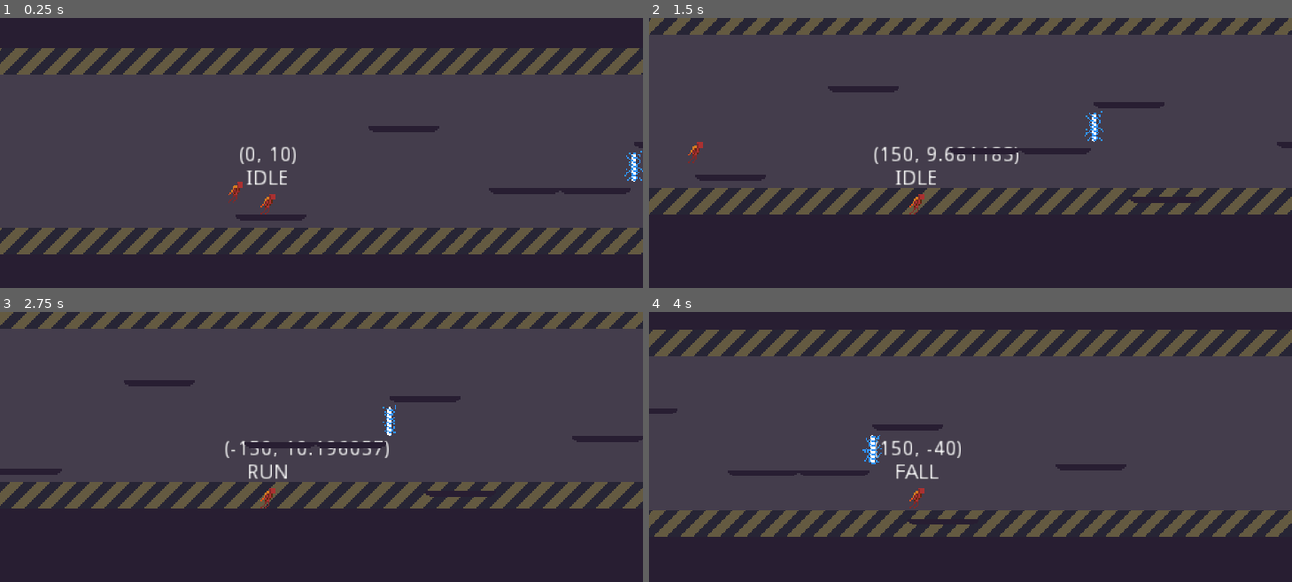
Above: before the commit, frames 1-4 (two rows, left to right).
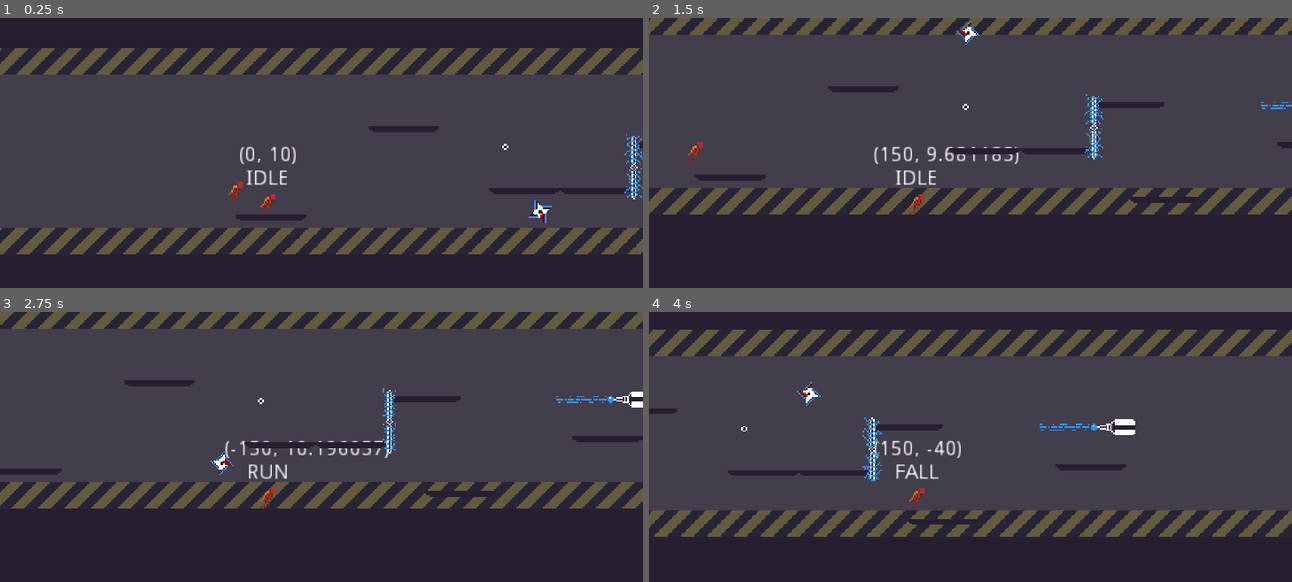
Above: after the commit, the same moments.

Repository: Wes-Ray/Jetpack-Jaywalker
Game: Godot game, scene res://Main.tscn
The game is run twice, just before and just after one commit, with the same random seed, the same clock (stepped at 60 frames per second) and the same inputs.
Inputs:
- Up to frame 1 (0.25 s): no input
- Up to frame 2 (1.5 s): hold D (move_right) from 0.53 s (still down); tap Space (move_jump) at 0.77 s
- Up to frame 3 (2.75 s): tap Space (move_jump) at 1.52 s; release D (move_right) at 2.03 s; hold A (move_left) from 2.03 s (still down)
- Up to frame 4 (4 s): release A (move_left) at 2.78 s; hold D (move_right) from 2.78 s (still down); tap Space (move_jump) at 3.02, 3.77 s

The runs differ from the first frame. In frame 1, 0.4% of the frame differs, in the area x 78-100%, y 42-77%; in frame 2, 0.5%; in frame 3, 0.6%; in frame 4, 0.8%, in the area x 14-76%, y 25-63%.

Commit message:
buzz and zap

Diff:
--- /dev/null
+++ b/Buzz/Buzz.gd
@@ -0,0 +1,17 @@
+extends Node2D
+
+export var rotation_speed = 180
+export var radius = 50
+var blade
+var i = 0
+
+# Called when the node enters the scene tree for the first time.
+func _ready():
+	blade = $Blade
+	$AnimationPlayer.play("spin")
+
+
+func _process(delta):
+	blade.position.x = sin((float(i)/rotation_speed)*TAU) * radius
+	blade.position.y = cos((float(i)/rotation_speed)*TAU) * radius
+	i = (i+1) % rotation_speed
--- /dev/null
+++ b/Buzz/Buzz.tscn
@@ -0,0 +1,63 @@
+[gd_scene load_steps=7 format=2]
+
+[ext_resource path="res://Buzz/buzz.png" type="Texture" id=1]
+[ext_resource path="res://Buzz/Buzz.gd" type="Script" id=2]
+[ext_resource path="res://Buzz/anchor.png" type="Texture" id=3]
+
+[sub_resource type="Animation" id=1]
+length = 0.001
+tracks/0/type = "value"
+tracks/0/path = NodePath("Blade/Sprite:frame")
+tracks/0/interp = 1
+tracks/0/loop_wrap = true
+tracks/0/imported = false
+tracks/0/enabled = true
+tracks/0/keys = {
+"times": PoolRealArray( 0 ),
+"transitions": PoolRealArray( 1 ),
+"update": 0,
+"values": [ 1 ]
+}
+
+[sub_resource type="Animation" id=2]
+resource_name = "spin"
+length = 0.4
+loop = true
+step = 0.05
+tracks/0/type = "value"
+tracks/0/path = NodePath("Blade/Sprite:frame")
+tracks/0/interp = 1
+tracks/0/loop_wrap = true
+tracks/0/imported = false
+tracks/0/enabled = true
+tracks/0/keys = {
+"times": PoolRealArray( 0, 0.05, 0.1, 0.15, 0.2, 0.25, 0.3, 0.35 ),
+"transitions": PoolRealArray( 1, 1, 1, 1, 1, 1, 1, 1 ),
+"update": 1,
+"values": [ 0, 1, 2, 3, 4, 5, 6, 7 ]
+}
+
+[sub_resource type="CircleShape2D" id=3]
+radius = 6.0
+
+[node name="Buzz" type="Node2D"]
+script = ExtResource( 2 )
+
+[node name="Anchor" type="Sprite" parent="."]
+texture = ExtResource( 3 )
+
+[node name="AnimationPlayer" type="AnimationPlayer" parent="."]
+autoplay = "spin"
+playback_speed = 0.8
+anims/RESET = SubResource( 1 )
+anims/spin = SubResource( 2 )
+
+[node name="Blade" type="StaticBody2D" parent="."]
+
+[node name="CollisionShape2D" type="CollisionShape2D" parent="Blade"]
+shape = SubResource( 3 )
+
+[node name="Sprite" type="Sprite" parent="Blade"]
+texture = ExtResource( 1 )
+hframes = 8
+frame = 1
--- a/Main.tscn
+++ b/Main.tscn
@@ -6,6 +6,8 @@
 [ext_resource path="res://Floor.tscn" type="PackedScene" id=4]
 [ext_resource path="res://wallpaper.png" type="Texture" id=5]
 [ext_resource path="res://Replay/Replay.tscn" type="PackedScene" id=6]
+[ext_resource path="res://Buzz/Buzz.tscn" type="PackedScene" id=7]
+[ext_resource path="res://Ray/Ray.tscn" type="PackedScene" id=8]
 
 [node name="Main" type="Node2D"]
 
@@ -53,3 +55,9 @@
 [node name="Floor" parent="." instance=ExtResource( 4 )]
 position = Vector2( 0, 245 )
 scale = Vector2( 1000, 50 )
+
+[node name="Buzz" parent="." instance=ExtResource( 7 )]
+position = Vector2( 200, 72 )
+
+[node name="Ray" parent="." instance=ExtResource( 8 )]
+position = Vector2( 448, 71 )
--- /dev/null
+++ b/Ray/Ray.tscn
@@ -0,0 +1,27 @@
+[gd_scene load_steps=4 format=2]
+
+[ext_resource path="res://Ray/ray.png" type="Texture" id=1]
+[ext_resource path="res://Ray/raygun.png" type="Texture" id=2]
+
+[sub_resource type="RayShape2D" id=1]
+length = 1000.0
+
+[node name="Ray" type="Node2D"]
+
+[node name="Gun" type="Sprite" parent="."]
+texture = ExtResource( 2 )
+hframes = 2
+
+[node name="Ray" type="Sprite" parent="."]
+position = Vector2( -31, 0 )
+texture = ExtResource( 1 )
+hframes = 2
+
+[node name="Area2D" type="Area2D" parent="Ray"]
+
+[node name="CollisionShape2D" type="CollisionShape2D" parent="Ray/Area2D"]
+position = Vector2( 17, 0 )
+rotation = 1.5708
+shape = SubResource( 1 )
+
+[node name="RayCast2D" type="RayCast2D" parent="Ray"]
--- a/Zap/Zap.tscn
+++ b/Zap/Zap.tscn
@@ -4,8 +4,8 @@
 [ext_resource path="res://Zap/Zap.gd" type="Script" id=2]
 
 [sub_resource type="CapsuleShape2D" id=1]
-radius = 6.0
-height = 12.0
+radius = 3.0
+height = 35.0
 
 [sub_resource type="Animation" id=2]
 resource_name = "idle"
@@ -34,7 +34,6 @@
 [node name="Sprite" type="Sprite" parent="."]
 texture = ExtResource( 1 )
 hframes = 3
-frame = 2
 
 [node name="AnimationPlayer" type="AnimationPlayer" parent="."]
 anims/idle = SubResource( 2 )
Binary file added: Buzz/anchor.png
Not shown, added: Buzz/anchor.png.import
Binary file added: Buzz/buzz.ase
Binary file added: Buzz/buzz.png
Not shown, added: Buzz/buzz.png.import
Not shown: 1 places in Main.tscn that only renumber resources
Binary file added: Ray/ray.ase
Binary file added: Ray/ray.png
Not shown, added: Ray/ray.png.import
Binary file added: Ray/raygun.ase
Binary file added: Ray/raygun.png
Not shown, added: Ray/raygun.png.import
(and 5 more such lines)
